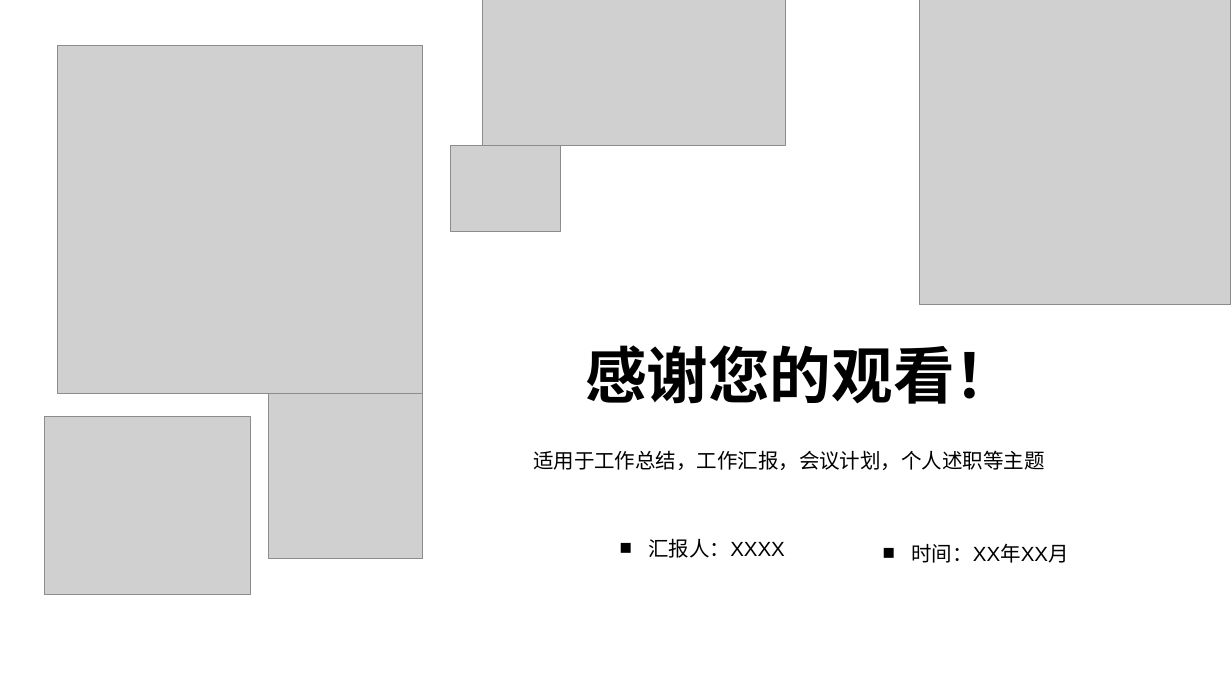
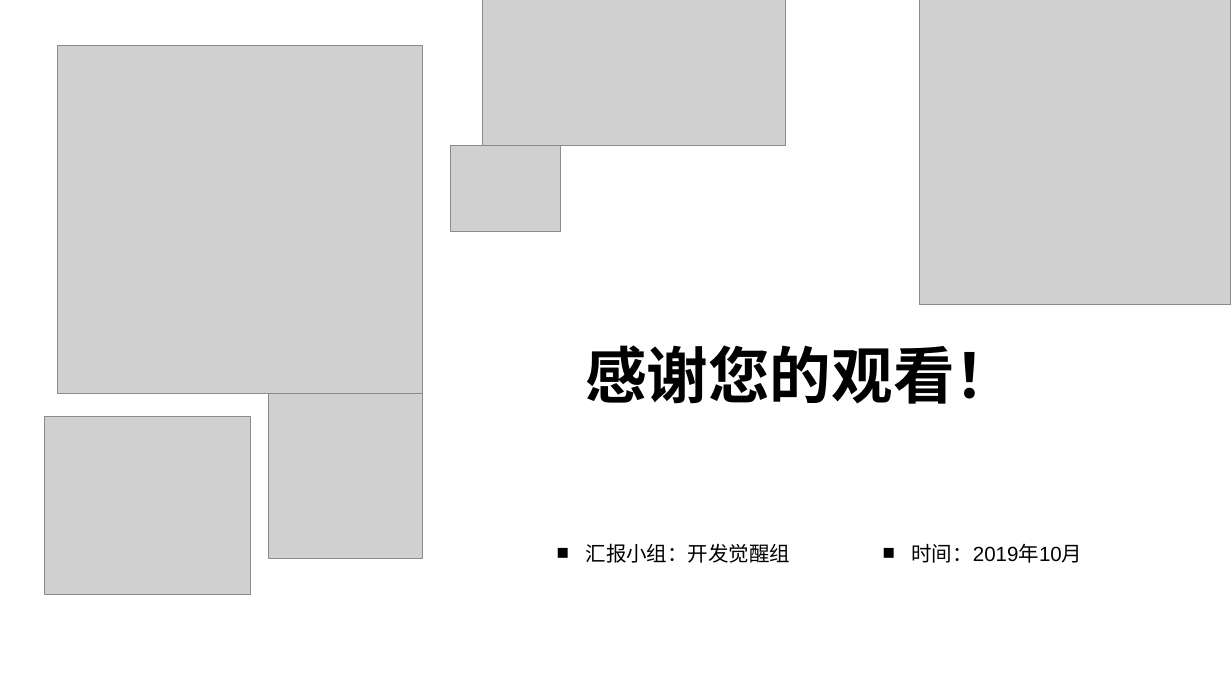
Before and after one commit to SoftwareDevelopmentPractice/DevolopingDocuments, a slide deck: slide 13 of 项目文档/需求分析.pptx (slide 25 before the commit). Drawn at 1232x693 pixels with LibreOffice and Linux fonts; fonts in the diff are those of the drawing; grey boxes stand for pictures; background and template pictures are left out. Boxes give left, top, right and bottom in pixels: in the first picture for what was removed or moved away, otherwise in the second. Text is boxed around its words. In the diff, an @@ line names an element or a change of style, - is before the commit and + after.

```diff
--- a/项目文档/需求分析.pptx
+++ b/项目文档/需求分析.pptx
@@ text removed at [533, 450, 1044, 470] @@
-适用于工作总结，工作汇报，会议计划，个人述职等主题
@@ text at [586, 543, 791, 563]: text changed @@
-■ 汇报人：XXXX
+■ 汇报小组：开发觉醒组
@@ text at [912, 544, 1083, 563]: text changed @@
-■ 时间：XX年XX月
+■ 时间：2019年10月
```
Also in this commit, not shown: 17 other slides changed, 6 slides added, 6 slides removed, 2 other files.
